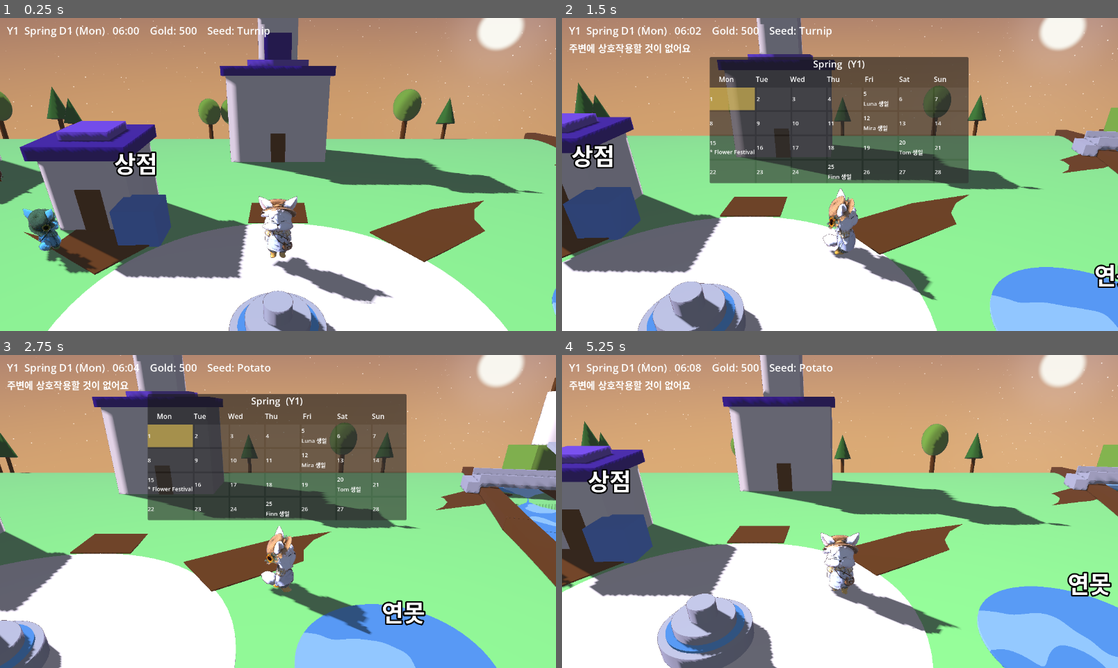
Above: before the commit, frames 1-4 (two rows, left to right).
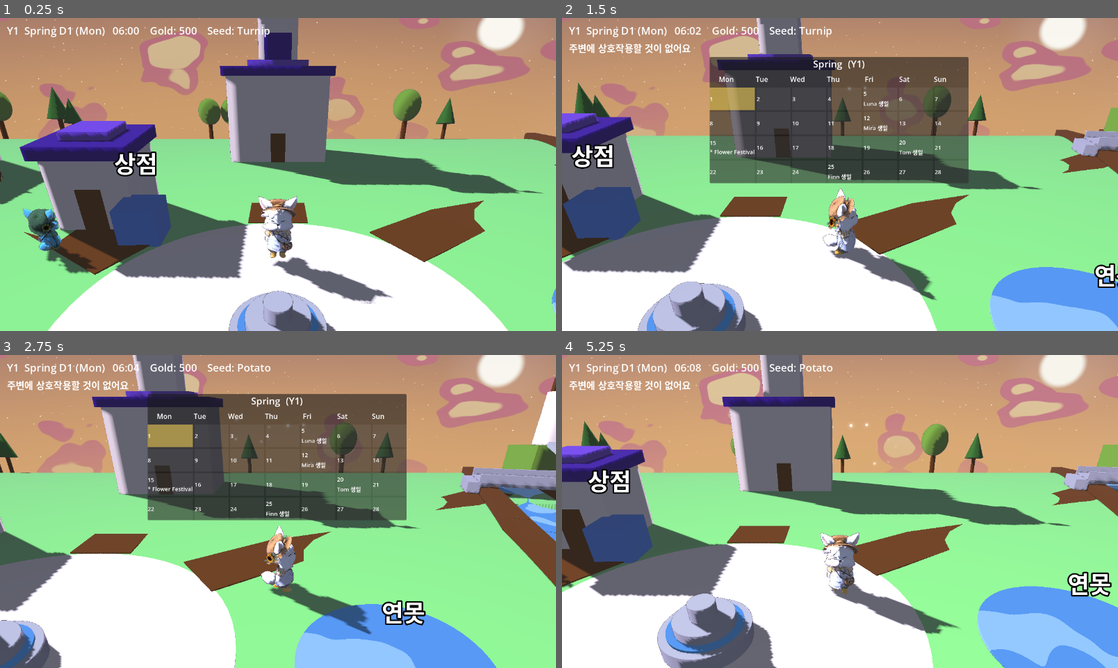
Above: after the commit, the same moments.

Repository: ui2030/cozy_vale
Game: Godot game, scene res://world/world.tscn
The game is run twice, just before and just after one commit, with the same random seed, the same clock (stepped at 60 frames per second) and the same inputs.
Inputs (mouse positions are in pixels of both pictures, inside the frame that each line leads up to):
- Up to frame 1 (0.25 s): no input
- Up to frame 2 (1.5 s): tap Enter at 0.5 s; move the mouse to (962, 158) at 0.52 s; hold D (move_right) 0.53-1.25 s; hold C (calendar) 0.53-1.25 s; click (962, 158) at 0.67 s; tap Space at 0.77 s; drag from (728, 190) to (812, 237) at 1.27 s
- Up to frame 3 (2.75 s): move the mouse to (333, 442) at 2.02 s; hold D (move_right) from 2.03 s (still down); hold Q (cycle_seed) from 2.03 s (still down)
- Up to frame 4 (5.25 s): release D (move_right) at 2.75 s; release Q (cycle_seed) at 2.75 s; drag from (812, 574) to (673, 464) at 2.77 s; move the mouse to (1006, 558) at 3.52 s; hold A (move_left) 3.53-4.25 s; hold E (interact) 3.53-4.25 s; tap Space at 3.77 s; drag from (673, 464) to (756, 433) at 4.27 s; move the mouse to (867, 511) at 5.02 s; hold S (move_down) from 5.03 s (still down); hold C (calendar) from 5.03 s (still down); click (867, 511) at 5.17 s

The runs differ from the first frame. In frame 1, 4.3% of the frame differs, in the area x 0-100%, y 0-39%; in frame 2, 3.2%; in frame 3, 2.9%; in frame 4, 4.2%.

Commit message:
feat: 하늘 구름 + 별자리 + 밤하늘 회전
- 플랫 툰 구름(밸류 fbm x 워리, 각도 좌표) 시간대 색 정합
- cloud_coverage 유니폼 = 날씨 시스템 연동 레버(내부 clamp)
- 북두칠성·카시오페이아·오리온 좌표 상수, 연결선 없음
- 극축 로드리게스 회전 시간당 2.9도, 밤 시각 연속화로 자정 점프 방지
- 라디언스 큐브맵·낮·coverage 0은 계산 스킵

Diff:
--- a/world/sky.gdshader
+++ b/world/sky.gdshader
@@ -1,8 +1,11 @@
-// 시간대 하늘: 수채 톤 그라데이션 + 시골 밤하늘 절차적 별(텍스처 없음).
+// 시간대 하늘: 수채 톤 그라데이션 + 시골 밤하늘 절차적 별 + 플랫 툰 구름(텍스처 없음).
 // day_night.gd가 time_of_day(0~24 연속) 주입. 낮=cream→옅은블루, 노을=주황→보라, 밤=짙은청보라.
+// 밤하늘(별·은하수·별자리)은 천구 극축 기준으로 저속 회전. 구름은 cloud_coverage로 날씨 시스템 연동.
 shader_type sky;
 
 uniform float time_of_day = 12.0;
+// 구름량 레버(날씨 시스템이 비 올 때 올림). 0=거의 맑음, 1=거의 흐림.
+uniform float cloud_coverage : hint_range(0.0, 1.0) = 0.32;
 
 // 지평선/천정 3구간. DAY_H는 기존 배경색(0.93,0.90,0.85) 유지 → 낮 지평선 룩 불변.
 const vec3 DAY_H = vec3(0.93, 0.90, 0.85);
@@ -12,10 +15,60 @@
 const vec3 NIT_H = vec3(0.030, 0.040, 0.095);  // 밤 지평선(짙은 청보라; sRGB 인코딩이 어둠을 올려 실제 표시는 더 밝음)
 const vec3 NIT_Z = vec3(0.012, 0.016, 0.055);  // 밤 천정
 
+// 구름 2톤(플랫 툰: 그늘 + 빛받는 면). 밤 값은 밤하늘(NIT_*)보다 아주 조금만 밝게 —
+// 일반적인 어두운 회색을 쓰면 sRGB 인코딩 때문에 밤에 구름만 허옇게 뜬다.
+const vec3 CLD_DAY_L = vec3(1.00, 0.99, 0.97);
+const vec3 CLD_DAY_S = vec3(0.55, 0.66, 0.85);  // 낮 지평선이 크림색이라 흰 구름은 안 보임 → 그늘은 확실히 푸른 회색
+const vec3 CLD_SUN_L = vec3(1.00, 0.82, 0.58);   // 노을 주황
+const vec3 CLD_SUN_S = vec3(0.86, 0.48, 0.52);   // 노을 분홍
+// 밤 구름은 하늘(NIT_*)보다 어둡게 — 어두운 쪽은 sRGB 인코딩이 차이를 크게 벌려서, 조금만 밝혀도 안개처럼 허옇게 뜬다.
+const vec3 CLD_NIT_L = vec3(0.034, 0.040, 0.088);  // 달빛 받는 가장자리
+const vec3 CLD_NIT_S = vec3(0.016, 0.021, 0.052);  // 밤 어두운 청보라 덩어리
+
+// 별자리(연결선 없음). vec3(접선평면 x°, y°, 밝기 0~1) — 실제 적경·적위를 중심 기준
+// 탄젠트 평면으로 옮긴 값. 시야에 들어오는 하늘 띠가 좁아 배치 시 축소(SCALE)해 쓴다.
+const vec3 DIPPER[7] = vec3[7](   // 북두칠성: 국자(왼쪽) + 손잡이(오른쪽 아래로)
+	vec3(-9.50,  5.75, 0.69),   // Dubhe
+	vec3(-11.38, 0.38, 0.46),   // Merak
+	vec3(-4.47, -2.31, 0.46),   // Phecda
+	vec3(-1.17,  1.03, 0.28),   // Megrez(가장 어두운 국자별)
+	vec3( 4.20, -0.04, 0.69),   // Alioth
+	vec3( 8.60, -1.07, 0.54),   // Mizar
+	vec3(13.62, -6.69, 0.65)    // Alkaid
+);
+const vec3 CASSIO[5] = vec3[5](   // 카시오페이아: W 지그재그
+	vec3(-6.51, -0.85, 0.50),   // Caph
+	vec3(-2.69, -3.46, 0.54),   // Schedar
+	vec3(-0.40,  0.72, 0.54),   // Gamma
+	vec3( 3.20,  0.24, 0.35),   // Ruchbah
+	vec3( 6.03,  3.67, 0.24)    // Segin
+);
+const vec3 ORION[7] = vec3[7](    // 오리온: 어깨 둘 + 삼태성 + 발 둘
+	vec3( 4.75,  7.41, 1.00),   // Betelgeuse
+	vec3(-2.71,  6.35, 0.77),   // Bellatrix
+	vec3(-1.00, -0.30, 0.54),   // Mintaka(삼태성)
+	vec3( 0.06, -1.20, 0.73),   // Alnilam
+	vec3( 1.19, -1.94, 0.69),   // Alnitak
+	vec3( 2.90, -9.67, 0.58),   // Saiph
+	vec3(-5.32, -8.20, 1.00)    // Rigel
+);
+// 별자리 중심 방향(게임 카메라가 -Z 북향 고정 → 시야에 잡히는 좁은 띠 안에 배치)과 축소율.
+// (광장 기준 화면에서 시계탑 회관·달을 피해 배치 — 왼쪽 위 북두칠성, 왼쪽 아래 카시오페이아, 오른쪽 오리온)
+const vec3 DIPPER_C = vec3(-0.365, -0.225, -0.903);
+const vec3 CASSIO_C = vec3(-0.276, -0.345, -0.897);
+const vec3 ORION_C  = vec3( 0.355, -0.262, -0.897);
+const vec3 POLE = vec3(0.0, 0.750, -0.661);  // 천구 극축(북쪽 위) — 밤하늘 회전 중심
+
 float h31(vec3 p) {
 	p = fract(p * 0.1031);
 	p += dot(p, p.yzx + 33.33);
 	return fract((p.x + p.y) * p.z);
+}
+
+float h21(vec2 p) {
+	vec3 q = fract(vec3(p.xyx) * vec3(0.1031, 0.1030, 0.0973));
+	q += dot(q, q.yzx + 33.33);
+	return fract((q.x + q.y) * q.z);
 }
 
 // 셀 기반 별: scale 클수록 촘촘, thresh 클수록 희소, sz=점 크기.
@@ -32,6 +85,66 @@
 	return s * bright * tw;
 }
 
+// 로드리게스 회전: 축 k(정규화) 둘레로 v를 a만큼.
+vec3 rot_axis(vec3 v, vec3 k, float a) {
+	float c = cos(a);
+	return v * c + cross(k, v) * sin(a) + k * dot(k, v) * (1.0 - c);
+}
+
+// 별자리 별 하나. s=(x°, y°, 밝기). 주변 별보다 크고 밝게 + 옅은 헤일로.
+float cstar(vec3 dir, vec3 ctr, vec3 rt, vec3 up, vec3 s, float sc) {
+	float k = 0.017453 * sc;  // 도 → 라디안(축소 적용)
+	vec3 p = normalize(ctr + rt * (s.x * k) + up * (s.y * k));
+	float d = distance(dir, p);  // 작은 각에서 현길이 ≈ 각거리
+	float sz = 0.003 + 0.004 * s.z;
+	return smoothstep(sz, sz * 0.2, d) * (0.5 + 0.6 * s.z)
+		 + smoothstep(sz * 2.5, sz, d) * 0.10 * s.z;
+}
+
+float constellation(vec3 dir, vec3 ctr, float sc, int which) {
+	vec3 rt = normalize(cross(ctr, vec3(0.0, 1.0, 0.0)));  // 화면 오른쪽(-Z 전방 우수계)
+	vec3 up = cross(rt, ctr);
+	float v = 0.0;
+	if (which == 0) { for (int i = 0; i < 7; i++) v += cstar(dir, ctr, rt, up, DIPPER[i], sc); }
+	else if (which == 1) { for (int i = 0; i < 5; i++) v += cstar(dir, ctr, rt, up, CASSIO[i], sc); }
+	else { for (int i = 0; i < 7; i++) v += cstar(dir, ctr, rt, up, ORION[i], sc); }
+	return v;
+}
+
+// ── 구름 노이즈: 밸류 fbm(뭉게진 몸통) × 워리(둥근 덩어리 경계) ────────────
+float vnoise(vec2 p) {
+	vec2 i = floor(p);
+	vec2 f = fract(p);
+	vec2 u = f * f * (3.0 - 2.0 * f);
+	return mix(mix(h21(i), h21(i + vec2(1.0, 0.0)), u.x),
+			   mix(h21(i + vec2(0.0, 1.0)), h21(i + vec2(1.0, 1.0)), u.x), u.y);
+}
+
+float fbm(vec2 p) {
+	float s = 0.0;
+	float a = 0.5;
+	for (int i = 0; i < 4; i++) {
+		s += a * vnoise(p);
+		p *= 2.03;
+		a *= 0.5;
+	}
+	return s / 0.9375;  // 0~1 정규화
+}
+
+float worley(vec2 p) {
+	vec2 i = floor(p);
+	vec2 f = fract(p);
+	float d = 1.5;
+	for (int y = -1; y <= 1; y++) {
+		for (int x = -1; x <= 1; x++) {
+			vec2 g = vec2(float(x), float(y));
+			vec2 c = g + vec2(h21(i + g), h21(i + g + 7.7));
+			d = min(d, length(c - f));
+		}
+	}
+	return d;
+}
+
 void sky() {
 	float h = time_of_day;
 	float day = smoothstep(5.5, 8.0, h) - smoothstep(17.5, 20.5, h);  // 0=밤,1=낮
@@ -51,23 +164,61 @@
 	vec3 col = mix(hor, zen, g);
 	float sky_vis = smoothstep(-0.55, -0.15, dir.y);  // 하늘이 실제 보이는 대역(그 아래는 항상 지형)
 
-	// 은하수 띠: 한 평면 근처 미광 + 별 임계 완화(더 촘촘)
-	vec3 mw_n = normalize(vec3(0.6, -0.2, 0.4));
-	float mw = exp(-pow(dot(dir, mw_n) / 0.16, 2.0));
-
-	// 별 2겹(굵은/촘촘). 시골 밤하늘 — 빽빽하게(임계 낮춤), sRGB 대비 위해 밝게.
-	float st = star_layer(dir, 80.0, 0.72 - mw * 0.20, 0.13);
-	st += star_layer(dir, 170.0, 0.86 - mw * 0.15, 0.09) * 0.9;
-	st *= night * sky_vis;  // 해질녘 등장 / 새벽 소멸(알파 페이드)
-
-	col += vec3(0.55, 0.60, 0.75) * mw * night * sky_vis * 0.06;  // 은하수 미광
-	col += vec3(0.95, 0.96, 1.00) * st * 1.4;
-
-	// 달: 밝은 원반 하나 + 옅은 헤일로. 보이는 대역(약간 지평선 아래)에 배치.
-	vec3 moon_d = normalize(vec3(0.5, -0.10, -0.85));  // 게임 카메라(-Z 하향) 시야 안 상단
-	float md = distance(dir, moon_d);
-	col = mix(col, vec3(0.96, 0.96, 0.90), smoothstep(0.05, 0.035, md) * night);
-	col += vec3(0.50, 0.55, 0.70) * smoothstep(0.13, 0.05, md) * night * 0.06;
+	// 라디언스 큐브맵엔 별·구름 같은 고주파를 넣지 않는다(에일리어싱 + 낭비). 그라데이션만.
+	if (!AT_CUBEMAP_PASS) {
+		float cov = clamp(cloud_coverage, 0.0, 1.0);  // 날씨 시스템이 범위 밖 값을 넣어도 안전하게
+		float ca = 0.0;          // 구름 알파
+		vec3 cloud_col = col;
+		if (cov > 0.001) {
+			// 구름: 방위각·고도 직교 좌표(dir.y가 음수라 dome 투영은 특이점 발생 → 각도 좌표 사용).
+			vec2 uv = vec2(atan(dir.x, -dir.z) * 3.2, dir.y * 5.6) + vec2(TIME * 0.004, 0.0);
+			// 원 노이즈는 0.40~0.78에 몰려 있어(표준편차 ~0.1) 그대로 문턱을 걸면 구름이 거의 안 뜬다 → 0~1로 펴고 자름.
+			float n = clamp((fbm(uv) * 0.65 + (1.0 - worley(uv * 1.3)) * 0.35 - 0.40) * 2.6, 0.0, 1.0);
+			float thr = mix(1.05, 0.10, cov);   // coverage 0=거의 맑음, 1=거의 흐림
+			// 구름 안쪽 진하기(0=가장자리,1=심). 문턱 기준 정규화라 coverage를 바꿔도 2톤 비율이 유지됨.
+			float t = (n - thr) / max(0.05, 1.0 - thr);
+			ca = smoothstep(0.0, 0.05, t) * sky_vis;   // 플랫 툰: 좁은 경계
+			float core = smoothstep(0.60, 0.70, t);    // 심만 밝은 2번째 톤(대부분은 그늘 톤)
+			vec3 cl = mix(CLD_NIT_L, CLD_DAY_L, day);
+			vec3 csh = mix(CLD_NIT_S, CLD_DAY_S, day);
+			cl = mix(cl, CLD_SUN_L, warm * 0.85);
+			csh = mix(csh, CLD_SUN_S, warm * 0.85);
+			cloud_col = mix(csh, cl, core);
+		}
+
+		// 낮엔 별·달이 안 보이므로 통째로 건너뛴다(time_of_day는 uniform이라 분기가 갈라지지 않음).
+		if (night > 0.001) {
+			// 밤하늘 저속 회전: 극축 둘레로. 22시 기준 각도 0(별자리 배치 기준 시각).
+			float hn = h < 12.0 ? h + 24.0 : h;      // 밤을 18~29시로 연속화(자정 점프 방지)
+			vec3 rd = rot_axis(dir, normalize(POLE), (hn - 22.0) * 0.05);  // 시간당 ~2.9°
+
+			// 은하수 띠: 한 평면 근처 미광 + 별 임계 완화(더 촘촘)
+			vec3 mw_n = normalize(vec3(0.6, -0.2, 0.4));
+			float mw = exp(-pow(dot(rd, mw_n) / 0.16, 2.0));
+
+			// 별 2겹(굵은/촘촘). 시골 밤하늘 — 빽빽하게(임계 낮춤), sRGB 대비 위해 밝게.
+			float st = star_layer(rd, 80.0, 0.72 - mw * 0.20, 0.13);
+			st += star_layer(rd, 170.0, 0.86 - mw * 0.15, 0.09) * 0.9;
+			// 별자리: 주변 별보다 크고 밝게(선은 긋지 않음)
+			float cs = constellation(rd, normalize(DIPPER_C), 0.55, 0);
+			cs += constellation(rd, normalize(CASSIO_C), 0.60, 1);
+			cs += constellation(rd, normalize(ORION_C), 0.45, 2);
+
+			float nv = night * sky_vis;   // 해질녘 등장 / 새벽 소멸(알파 페이드)
+			float occ = 1.0 - ca * 0.95;  // 구름이 별·은하수를 가림
+			col += vec3(0.55, 0.60, 0.75) * mw * nv * 0.06 * occ;  // 은하수 미광
+			col += vec3(0.95, 0.96, 1.00) * st * 1.4 * nv * occ;
+			col += vec3(0.97, 0.97, 1.00) * cs * nv * occ;
+
+			// 달: 밝은 원반 하나 + 옅은 헤일로. 보이는 대역(약간 지평선 아래)에 배치.
+			vec3 moon_d = normalize(vec3(0.5, -0.10, -0.85));  // 게임 카메라(-Z 하향) 시야 안 상단
+			float md = distance(dir, moon_d);
+			col = mix(col, vec3(0.96, 0.96, 0.90), smoothstep(0.05, 0.035, md) * night * occ);
+			col += vec3(0.50, 0.55, 0.70) * smoothstep(0.13, 0.05, md) * night * 0.06 * occ;
+		}
+
+		col = mix(col, cloud_col, ca);
+	}
 
 	COLOR = col;
 }
